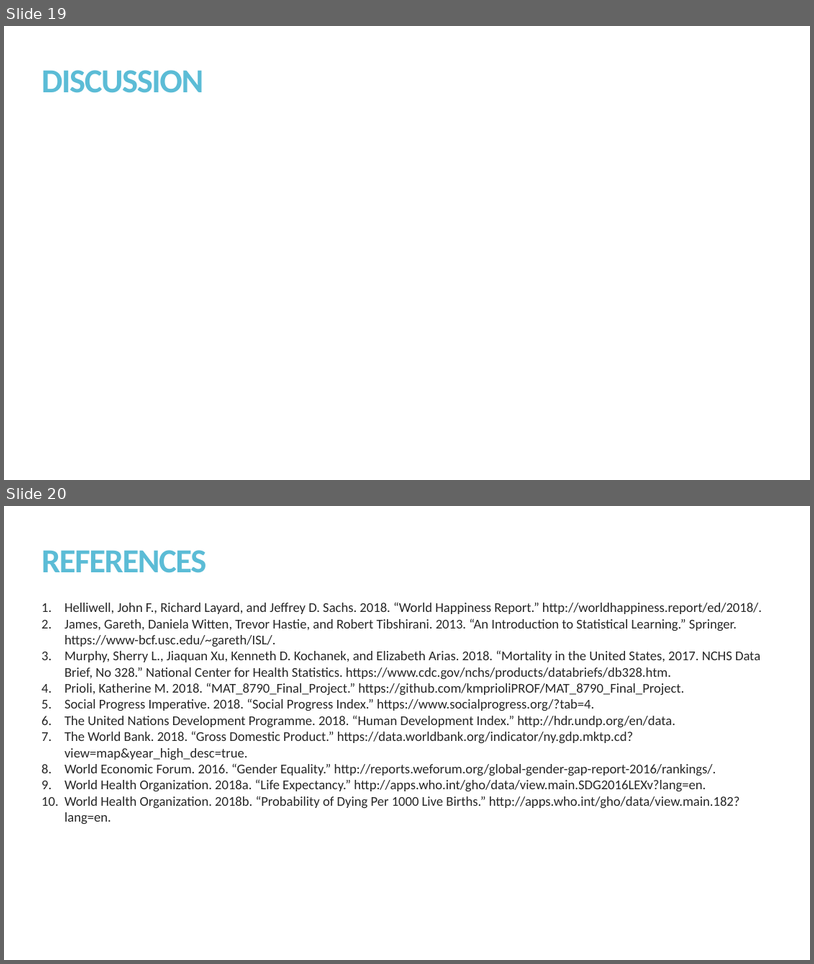
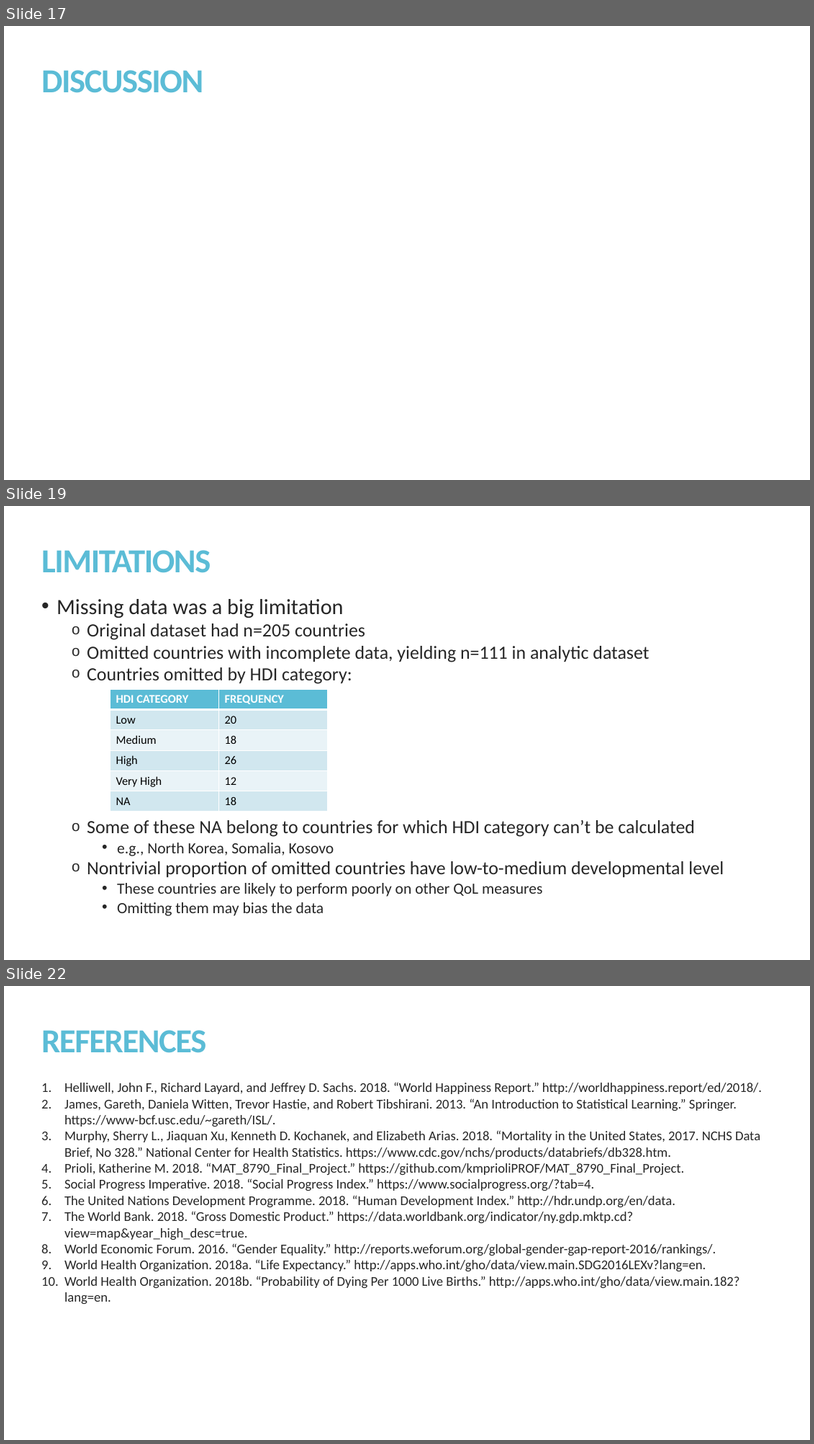
Before and after one commit to kmprioliPROF/MAT_8452_Final_Project, a slide deck: Prioli_Final_Proj.pptx. Shown one above the other, each under a label of ours: slides 19 and 20 before the commit, slides 17, 19 and 22 after it; the slides between them are not shown. The pictures are 814x964 and 814x1444 pixels, drawn with LibreOffice and Linux fonts; fonts in the diff are those of the drawing. Boxes give left, top, right and bottom in pixels: in the first picture for what was removed or moved away, otherwise in the second. Text is boxed around its words. In the diff, an @@ line names an element or a change of style, - is before the commit and + after.

```diff
--- a/Prioli_Final_Proj.pptx
+++ b/Prioli_Final_Proj.pptx
@@ slide 19 added at (x1=4, y1=506, x2=810, y2=960), background #FFFFFF @@
@@ title added at (x1=41, y1=550, x2=211, y2=573), 40 pt, text #5BBCD6, bold @@
+LIMITATIONS
@@ text added at (x1=57, y1=599, x2=724, y2=916), 22.2 pt, text #262626 @@
+• Missing data was a big limitation
+  o Original dataset had n=205 countries
+  o Omitted countries with incomplete data, yielding n=111 in analytic dataset
+  o Countries omitted by HDI category:
+  o Some of these NA belong to countries for which HDI category can’t be calculated
+    • e.g., North Korea, Somalia, Kosovo
+  o Nontrivial proportion of omitted countries have low-to-medium developmental level
+    • These countries are likely to perform poorly on other QoL measures
+    • Omitting them may bias the data
@@ table added at (x1=110, y1=690, x2=328, y2=811), 6 rows, 2 columns @@
+HDI CATEGORY | FREQUENCY
+Low | 20
+Medium | 18
+High | 26
+Very High | 12
+NA | 18
@@ what was slide 19 is now slide 17 @@
@@ what was slide 20 is now slide 22 @@
```
Also in this commit, not shown: 7 slides changed, 4 other slides added, 3 slides removed, 1 other file.
